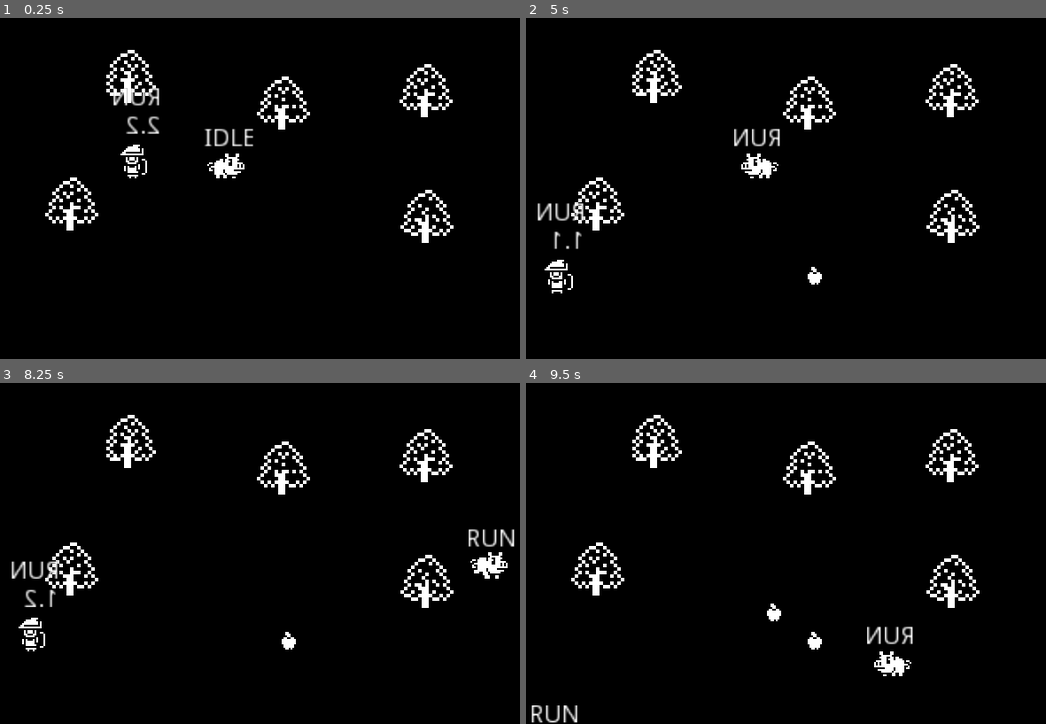
Above: before the commit, frames 1-4 (two rows, left to right).
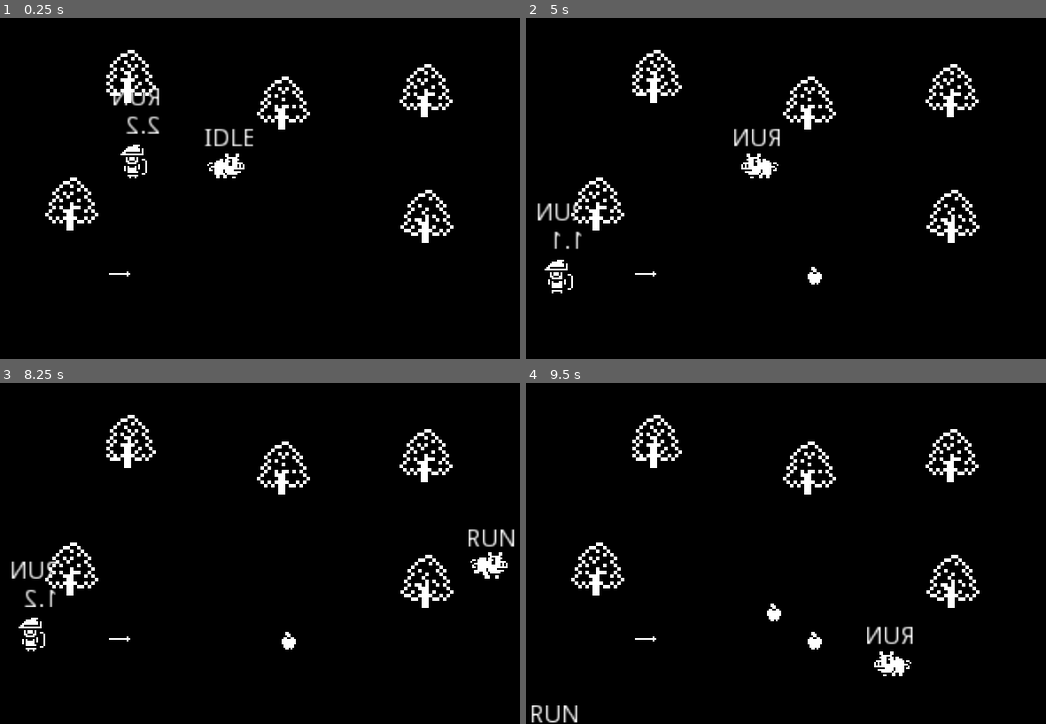
Above: after the commit, the same moments.

Repository: fguillen/PiggyTheApplesAndTheGuard
Game: Godot game, scene res://Word.tscn
Two runs of this game, one before a commit and one after it. Both use one fixed random seed, a clock stepped at 60 frames per second and the inputs below.
Inputs:
- Up to frame 1 (0.25 s): no input
- Up to frame 2 (5 s): hold Right (ui_right) 0.53-1.28 s; hold Down (ui_down) 1.28-2.03 s; hold Right (ui_right) 2.03-2.78 s; hold Up (ui_up) 2.78-3.53 s; hold Left (ui_left) from 3.53 s (still down)
- Up to frame 3 (8.25 s): release Left (ui_left) at 5.03 s; hold Down (ui_down) 5.03-5.78 s; hold Right (ui_right) 5.78-6.53 s; hold Up (ui_up) 6.53-7.28 s; hold Right (ui_right) 7.28-8.03 s; hold Down (ui_down) from 8.03 s (still down)
- Up to frame 4 (9.5 s): release Down (ui_down) at 8.78 s; hold Left (ui_left) from 8.78 s (still down)

The runs differ from the first frame. In frame 1, less than 0.1% of the frame differs, in the area x 20-30%, y 20-76%; in frame 2, less than 0.1%, in the area x 9-26%, y 54-76%; in frame 3, less than 0.1%; in frame 4, less than 0.1%.

Commit message:
Arrows wound pig

Diff:
--- a/Apple.tscn
+++ b/Apple.tscn
@@ -20,7 +20,7 @@
 
 [node name="CollisionShape2D" type="CollisionShape2D" parent="."]
 position = Vector2( 0, 1 )
-z_index = 20
+z_index = 60
 shape = SubResource( 1 )
 
 [node name="Tween" type="Tween" parent="."]
--- a/Arrow.gd
+++ b/Arrow.gd
@@ -10,7 +10,7 @@
 func _ready():
 	print("Arrow.ready")
 	print("collision.disabled: ", collision.disabled)
-	collision.disabled = true
+
 
 # func _ready():
 # 	aim(Vector2(0, 0))
@@ -18,7 +18,7 @@
 
 func aim(aim_position, _destiny_position):
 	print("Arrow.aim")
-	print("collision.disabled: ", collision.disabled)
+	collision.disabled = true
 	global_position = aim_position
 	destiny_position = _destiny_position
 	if destiny_position.x < aim_position.x:
@@ -46,3 +46,9 @@
 
 func _on_Tween_tween_completed(_object:Object, _key:NodePath):
 	stick()
+
+
+func _on_Arrow_area_entered(area:Area2D):
+	print("Arrow.collision: ", area.name)
+	if area is PigBody:
+		area.pig.wounded(self)
--- a/Arrow.tscn
+++ b/Arrow.tscn
@@ -8,6 +8,8 @@
 
 [node name="Arrow" type="Area2D"]
 z_index = 1
+collision_layer = 8
+collision_mask = 2
 script = ExtResource( 1 )
 
 [node name="Tween" type="Tween" parent="."]
@@ -20,4 +22,5 @@
 [node name="CollisionShape2D" type="CollisionShape2D" parent="."]
 shape = SubResource( 1 )
 
+[connection signal="area_entered" from="." to="." method="_on_Arrow_area_entered"]
 [connection signal="tween_completed" from="Tween" to="." method="_on_Tween_tween_completed"]
--- a/Guard.tscn
+++ b/Guard.tscn
@@ -89,6 +89,7 @@
 
 [node name="CollisionPolygon2D" type="CollisionPolygon2D" parent="VisionSensor"]
 position = Vector2( -17, 0 )
+z_index = 100
 polygon = PoolVector2Array( 16, 0, 64, -32, 144, -32, 144, 40, 64, 40 )
 
 [node name="Sprite" type="Sprite" parent="."]
--- a/Pig.gd
+++ b/Pig.gd
@@ -129,3 +129,12 @@
 func _on_BodyArea_area_entered(area:Area2D):
 	if area is WorldTree:
 		set_hidden(true)
+
+func wounded(arrow):
+	print("Pig wounded!!")
+	var old_transform = arrow.global_transform
+	arrow.get_parent().remove_child(arrow)
+	add_child(arrow)
+	arrow.global_transform = old_transform
+	arrow.z_index = 30
+	arrow.stick()
--- a/Pig.tscn
+++ b/Pig.tscn
@@ -1,7 +1,8 @@
-[gd_scene load_steps=8 format=2]
+[gd_scene load_steps=9 format=2]
 
 [ext_resource path="res://Pig.png" type="Texture" id=1]
 [ext_resource path="res://Pig.gd" type="Script" id=2]
+[ext_resource path="res://PigBody.gd" type="Script" id=3]
 
 [sub_resource type="CircleShape2D" id=1]
 radius = 3.0
@@ -88,14 +89,17 @@
 [node name="TimerEating" type="Timer" parent="."]
 one_shot = true
 
-[node name="BodyArea" type="Area2D" parent="."]
+[node name="PigBody" type="Area2D" parent="."]
+position = Vector2( 0, 4 )
+z_index = 40
+collision_layer = 2
+script = ExtResource( 3 )
 
-[node name="CollisionShape2D" type="CollisionShape2D" parent="BodyArea"]
-position = Vector2( 0.5, 4 )
+[node name="CollisionShape2D" type="CollisionShape2D" parent="PigBody"]
 shape = SubResource( 6 )
 
 [connection signal="area_entered" from="." to="." method="_on_Pig_area_entered"]
 [connection signal="area_exited" from="." to="." method="_on_Pig_area_exited"]
 [connection signal="timeout" from="TimerEating" to="." method="_on_TimerEating_timeout"]
-[connection signal="area_entered" from="BodyArea" to="." method="_on_BodyArea_area_entered"]
-[connection signal="area_exited" from="BodyArea" to="." method="_on_BodyArea_area_exited"]
+[connection signal="area_entered" from="PigBody" to="." method="_on_BodyArea_area_entered"]
+[connection signal="area_exited" from="PigBody" to="." method="_on_BodyArea_area_exited"]
--- /dev/null
+++ b/PigBody.gd
@@ -0,0 +1,7 @@
+extends Area2D
+class_name PigBody
+
+var pig
+
+func _ready():
+	pig = get_parent()
--- a/Treee.tscn
+++ b/Treee.tscn
@@ -7,6 +7,7 @@
 extents = Vector2( 7, 6.5 )
 
 [node name="Tree" type="Area2D"]
+z_index = 50
 script = ExtResource( 2 )
 
 [node name="Sprite" type="Sprite" parent="."]
--- a/Word.tscn
+++ b/Word.tscn
@@ -1,6 +1,7 @@
-[gd_scene load_steps=6 format=2]
+[gd_scene load_steps=7 format=2]
 
 [ext_resource path="res://Pig.tscn" type="PackedScene" id=1]
+[ext_resource path="res://Arrow.tscn" type="PackedScene" id=2]
 [ext_resource path="res://Treee.tscn" type="PackedScene" id=3]
 [ext_resource path="res://Guard.tscn" type="PackedScene" id=4]
 [ext_resource path="res://WorldLimit.tscn" type="PackedScene" id=5]
@@ -52,3 +53,6 @@
 [node name="WorldLimit4" parent="." instance=ExtResource( 5 )]
 position = Vector2( 328, -40 )
 rotation = 1.5708
+
+[node name="Arrow" parent="." instance=ExtResource( 2 )]
+position = Vector2( 88, 152 )
--- a/project.godot
+++ b/project.godot
@@ -30,6 +30,11 @@
 "path": "res://Pig.gd"
 }, {
 "base": "Area2D",
+"class": "PigBody",
+"language": "GDScript",
+"path": "res://PigBody.gd"
+}, {
+"base": "Area2D",
 "class": "WorldLimit",
 "language": "GDScript",
 "path": "res://WorldLimit.gd"
@@ -44,6 +49,7 @@
 "Arrow": "",
 "Guard": "",
 "Pig": "",
+"PigBody": "",
 "WorldLimit": "",
 "WorldTree": ""
 }
@@ -95,6 +101,10 @@
 2d_render/layer_1="World"
 2d_render/layer_2="Characters"
 2d_render/layer_3="Apples"
+2d_physics/layer_1="World"
+2d_physics/layer_2="Pig"
+2d_physics/layer_3="Apples"
+2d_physics/layer_4="Arrows"
 
 [physics]
 
